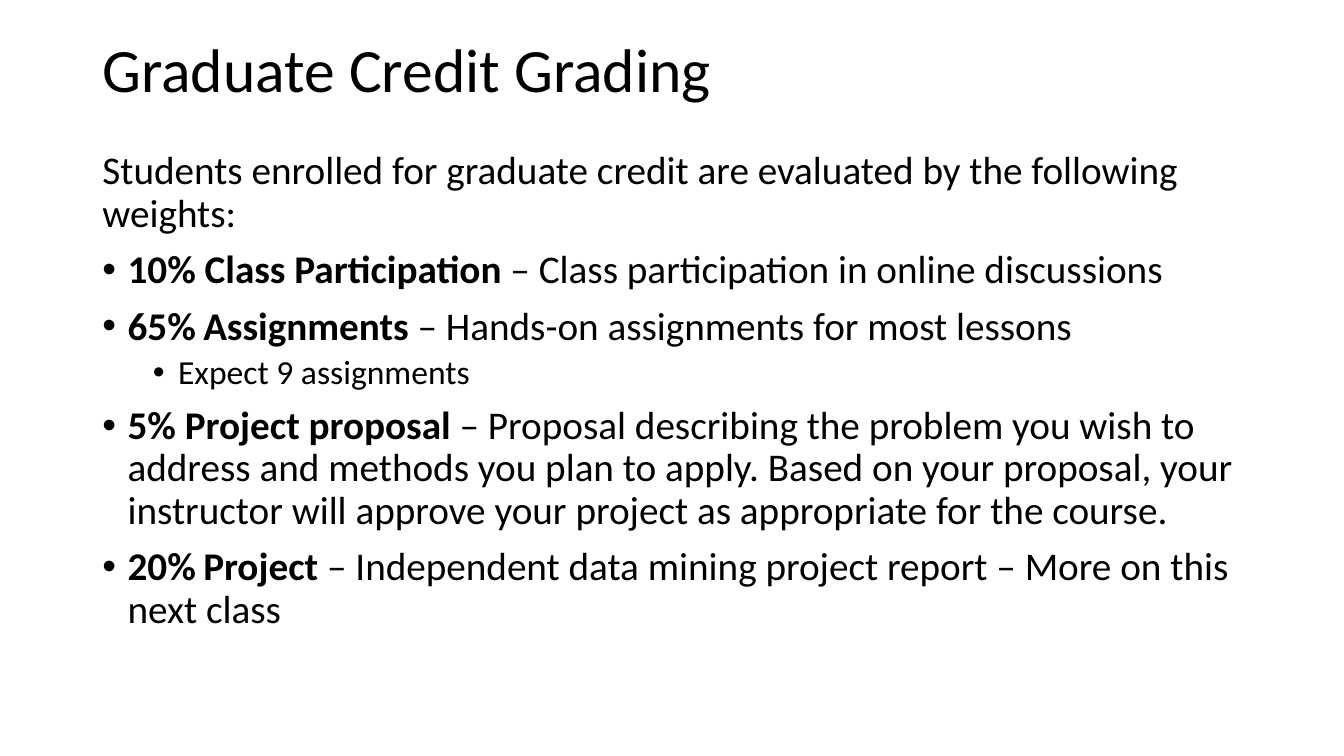
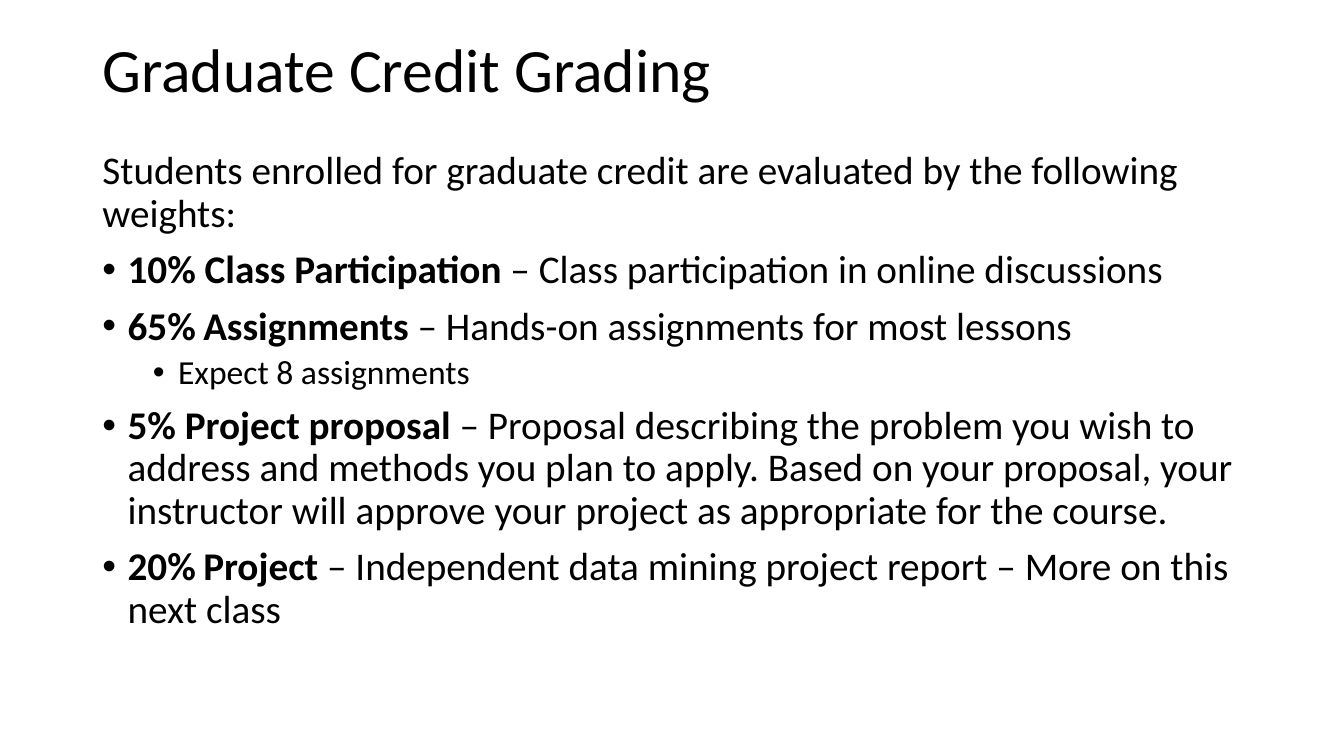
Before and after one commit to jonahneu/CSCI-E-108, a slide deck: slide 23 of slides/1_Introduction.pptx (slide 22 before the commit). Drawn at 1344x756 pixels with LibreOffice and Linux fonts; fonts in the diff are those of the drawing. Boxes give left, top, right and bottom in pixels: in the first picture for what was removed or moved away, otherwise in the second. Text is boxed around its words. In the diff, an @@ line names an element or a change of style, - is before the commit and + after.

Commit message:
Added slide on role of LLMs and assignments

```diff
--- a/slides/1_Introduction.pptx
+++ b/slides/1_Introduction.pptx
@@ text at bbox=[178, 361, 470, 390]: text changed @@
-  • Expect 9 assignments
+  • Expect 8 assignments
```
Also in this commit, not shown: 2 other slides changed, 2 slides added.
